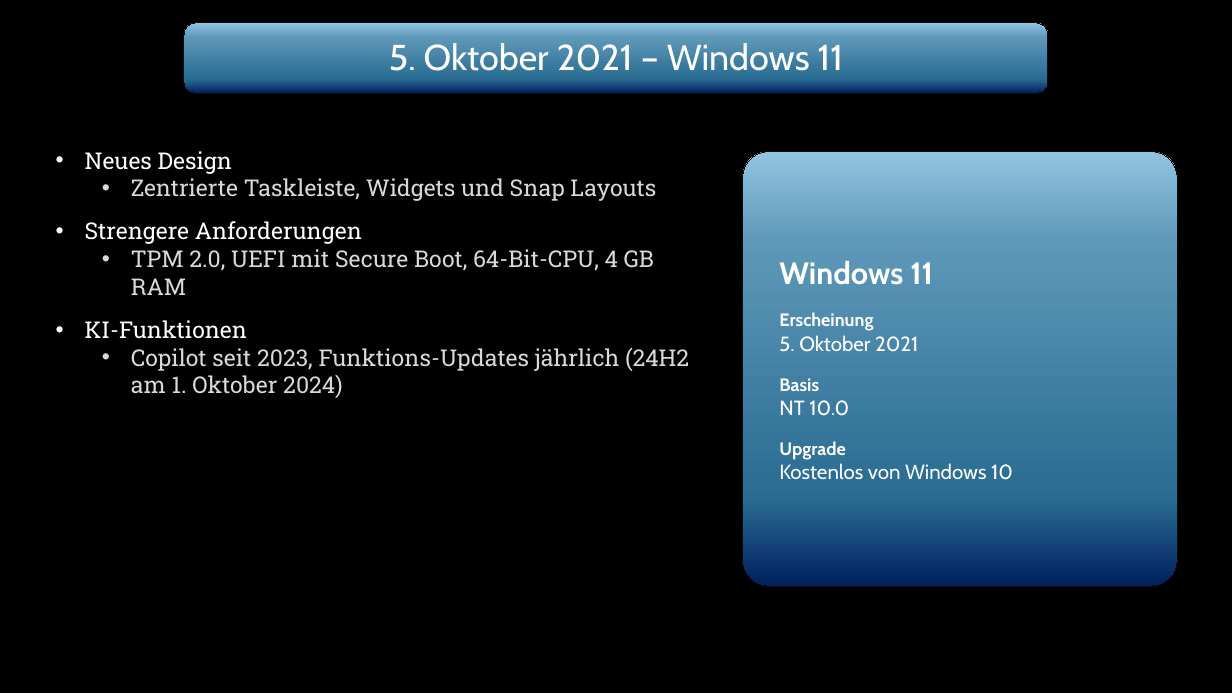
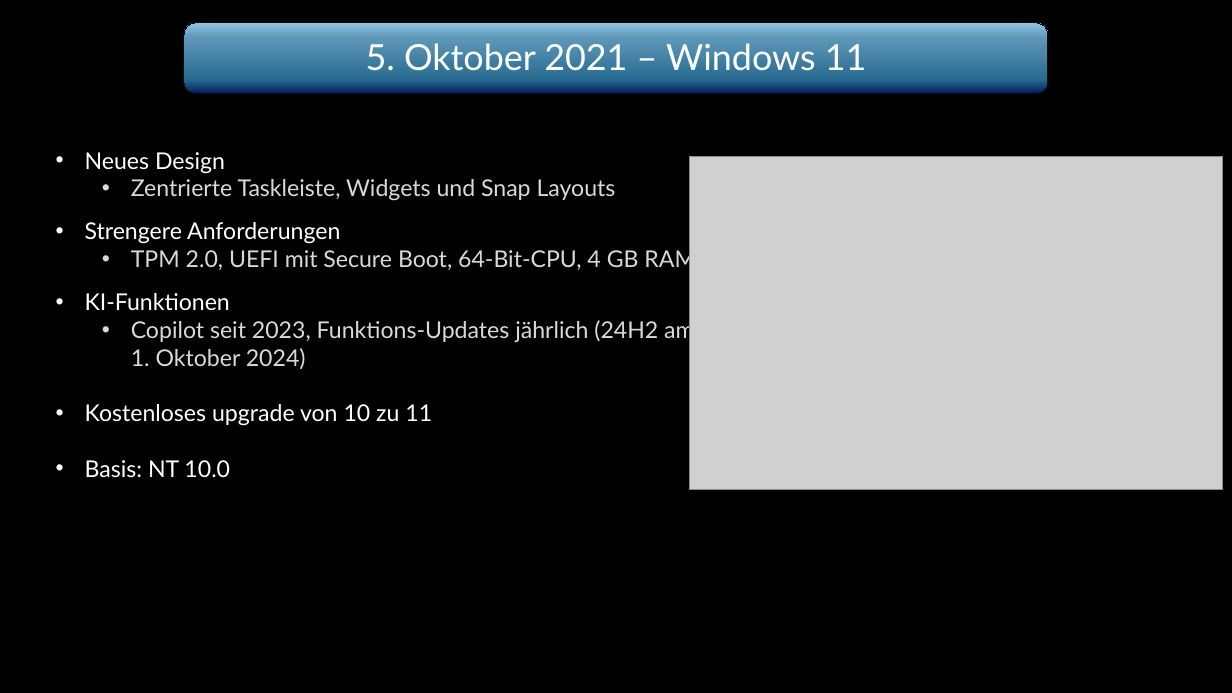
Before and after one commit to Wummy01/Wummy101010, a slide deck: slide 14 of Windows_Praesentation_Donnerstag.pptx. Drawn at 1232x693 pixels with LibreOffice and Linux fonts; fonts in the diff are those of the drawing; grey boxes stand for pictures; background and template pictures are left out. Boxes give left, top, right and bottom in pixels: in the first picture for what was removed or moved away, otherwise in the second. Text is boxed around its words. In the diff, an @@ line names an element or a change of style, - is before the commit and + after.

```diff
--- a/Windows_Praesentation_Donnerstag.pptx
+++ b/Windows_Praesentation_Donnerstag.pptx
@@ text "5. Oktober 2021 – Windows ..." at (x1=366, y1=43, x2=867, y2=70): font Cabin to Lato @@
@@ text at (x1=85, y1=152, x2=696, y2=369): font Roboto Slab to Lato in "Neues Design", "Zentrierte Taskleiste, Widgets und Snap Layouts", "Strengere Anforderungen", "TPM 2.0, UEFI mit Secure Boot, 64-Bit-CPU, ..." and 2 more places @@
@@ picture added at (x1=689, y1=156, x2=1223, y2=490) @@
@@ rounded rectangle removed at (x1=743, y1=152, x2=1177, y2=586) @@
-Windows 11
-Erscheinung
-5. Oktober 2021
-Basis
-NT 10.0
-Upgrade
-Kostenlos von Windows 10
@@ text at (x1=85, y1=404, x2=432, y2=478): paragraphs added @@
+• Kostenloses upgrade von 10 zu 11
+• Basis: NT 10.0
```
Also in this commit, not shown: 17 other slides changed.
